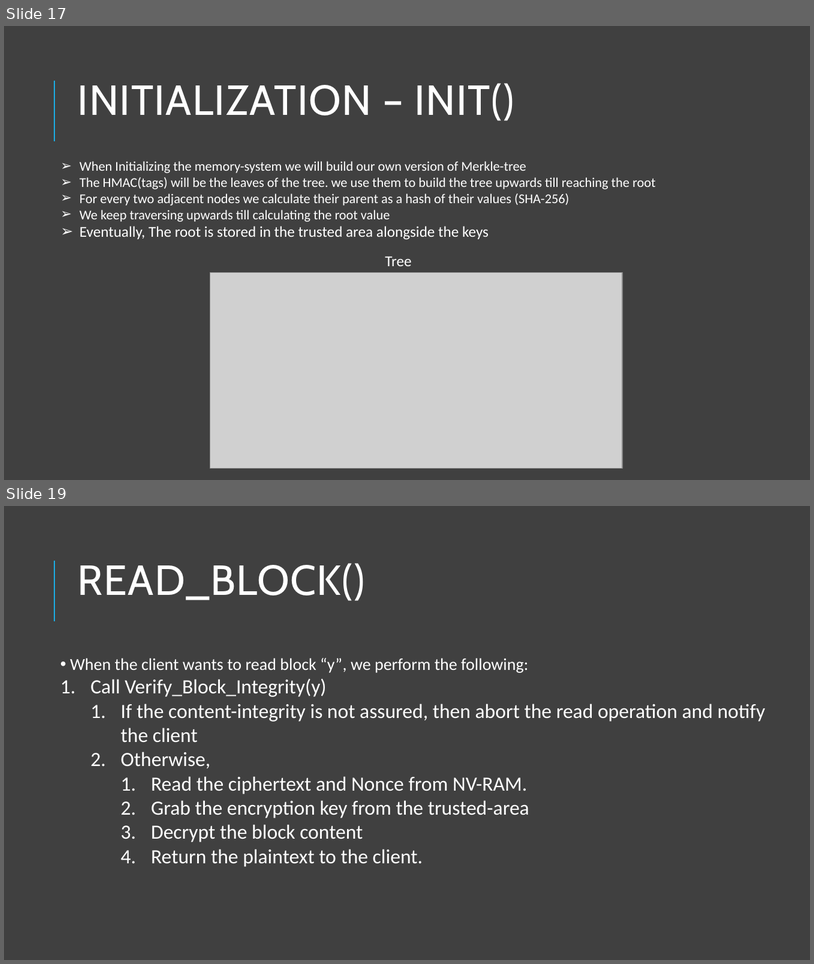
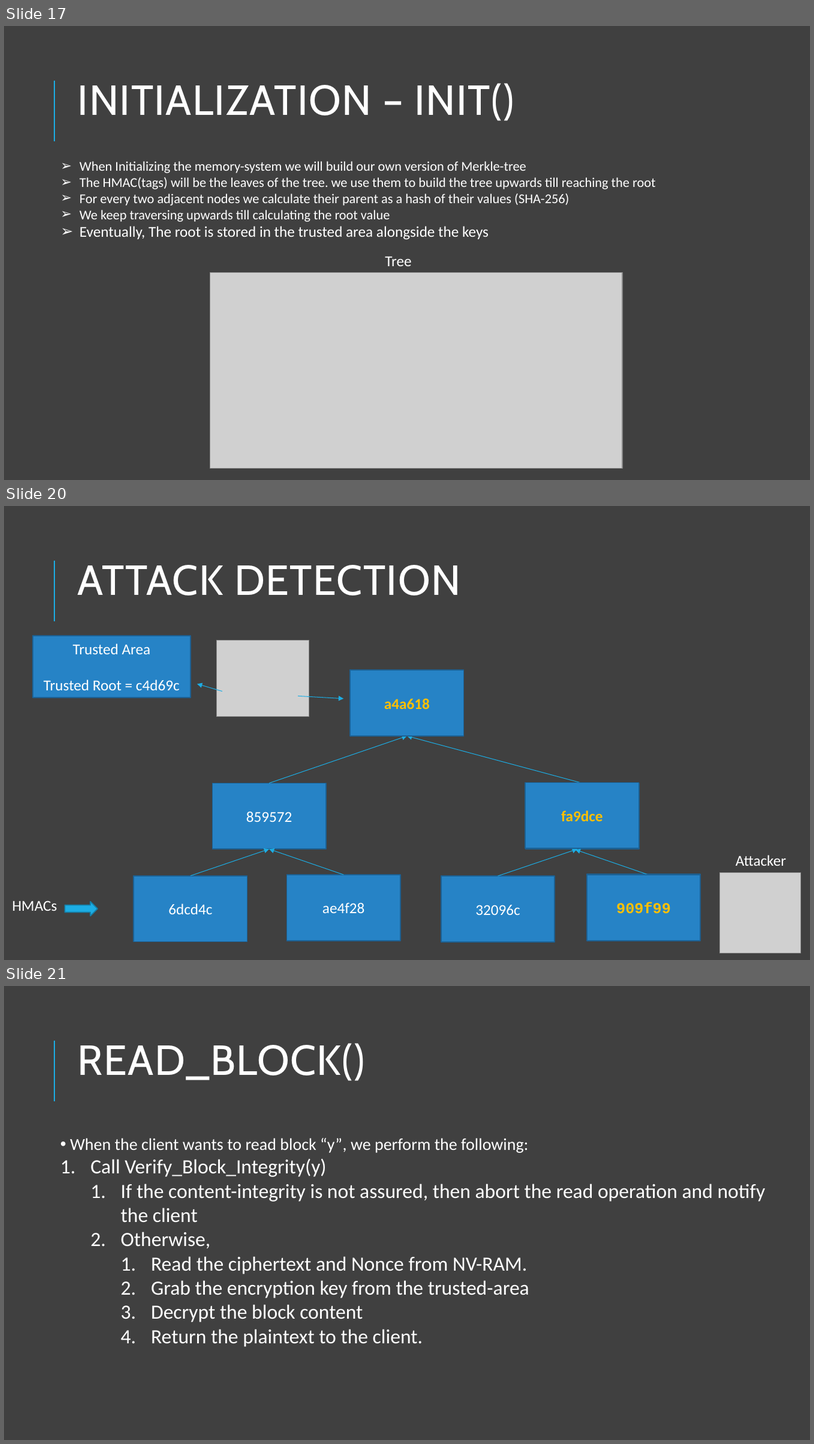
Before and after one commit to mahersanalla/IntegrityTree_, a slide deck: Integrity_Tree_updated.pptx. Shown one above the other, each under a label of ours: slides 17 and 19 before the commit, slides 17, 20 and 21 after it; the slides between them are not shown. The pictures are 814x964 and 814x1444 pixels, drawn with LibreOffice and Linux fonts; fonts in the diff are those of the drawing; grey boxes stand for pictures. Boxes give left, top, right and bottom in pixels: in the first picture for what was removed or moved away, otherwise in the second. Text is boxed around its words. In the diff, an @@ line names an element or a change of style, - is before the commit and + after.

```diff
--- a/Integrity_Tree_updated.pptx
+++ b/Integrity_Tree_updated.pptx
@@ slide 20 added at (x1=4, y1=506, x2=810, y2=960), background #414141 @@
@@ line added from (54, 621) to (54, 561), #1CADE4 1.5 pt @@
@@ title added at (x1=78, y1=565, x2=461, y2=595), 50 pt, text #FFFFFF @@
+ATTACK DETECTION
@@ rectangle added at (x1=33, y1=636, x2=191, y2=698), fill #2683C6, outline #1C6192 1.25 pt, 18 pt, text #FFFFFF @@
+Trusted Area
+Trusted Root = c4d69c
@@ picture added at (x1=216, y1=640, x2=309, y2=717) @@
@@ arrow added from (222, 691) to (198, 684), #1CADE4 0.75 pt @@
@@ rectangle added at (x1=351, y1=670, x2=464, y2=736), fill #2683C6, outline #1C6192 1.25 pt, 18 pt, text #FFC000, bold @@
+a4a618
@@ arrow added from (298, 696) to (344, 699), #1CADE4 0.75 pt @@
@@ arrow added from (270, 783) to (408, 736), #1CADE4 0.75 pt @@
@@ arrow added from (583, 783) to (408, 736), #1CADE4 0.75 pt @@
@@ rectangle added at (x1=213, y1=783, x2=326, y2=849), fill #2683C6, outline #1C6192 1.25 pt, 18 pt, text #FFFFFF @@
+859572
@@ rectangle added at (x1=525, y1=783, x2=639, y2=849), fill #2683C6, outline #1C6192 1.25 pt, 18 pt, text #FFC000, bold @@
+fa9dce
@@ rectangle added at (x1=526, y1=783, x2=640, y2=849), fill #2683C6, outline #1C6192 1.25 pt, 18 pt, text #FFFFFF @@
+51c4bf
@@ arrow added from (191, 876) to (270, 849), #1CADE4 0.75 pt @@
@@ arrow added from (344, 874) to (270, 849), #1CADE4 0.75 pt @@
@@ arrow added from (498, 876) to (578, 849), #1CADE4 0.75 pt @@
@@ arrow added from (650, 875) to (576, 850), #1CADE4 0.75 pt @@
@@ text added at (x1=736, y1=855, x2=786, y2=865), 18 pt, text #FFFFFF @@
+Attacker
@@ rectangle added at (x1=134, y1=876, x2=248, y2=942), fill #2683C6, outline #1C6192 1.25 pt, 18 pt, text #FFFFFF @@
+6dcd4c
@@ rectangle added at (x1=287, y1=874, x2=401, y2=940), fill #2683C6, outline #1C6192 1.25 pt, 18 pt, text #FFFFFF @@
+ae4f28
@@ rectangle added at (x1=441, y1=876, x2=555, y2=942), fill #2683C6, outline #1C6192 1.25 pt, 18 pt, text #FFFFFF @@
+32096c
@@ rectangle added at (x1=587, y1=874, x2=701, y2=940), fill #2683C6, outline #1C6192 1.25 pt, 18 pt, text #FFFFFF @@
+50c9e8
@@ rectangle added at (x1=587, y1=874, x2=701, y2=940), fill #2683C6, outline #1C6192 1.25 pt, 18 pt, text #FFC000, bold @@
+909f99
@@ picture added at (x1=720, y1=873, x2=801, y2=953) @@
@@ text added at (x1=12, y1=900, x2=57, y2=910), 18 pt, text #FFFFFF @@
+HMACs
@@ right arrow added at (x1=65, y1=901, x2=98, y2=916), fill #1CADE4, outline #1580A9 1.25 pt @@
@@ what was slide 19 is now slide 21 @@
```
Also in this commit, not shown: 7 slides changed, 2 other slides added.
